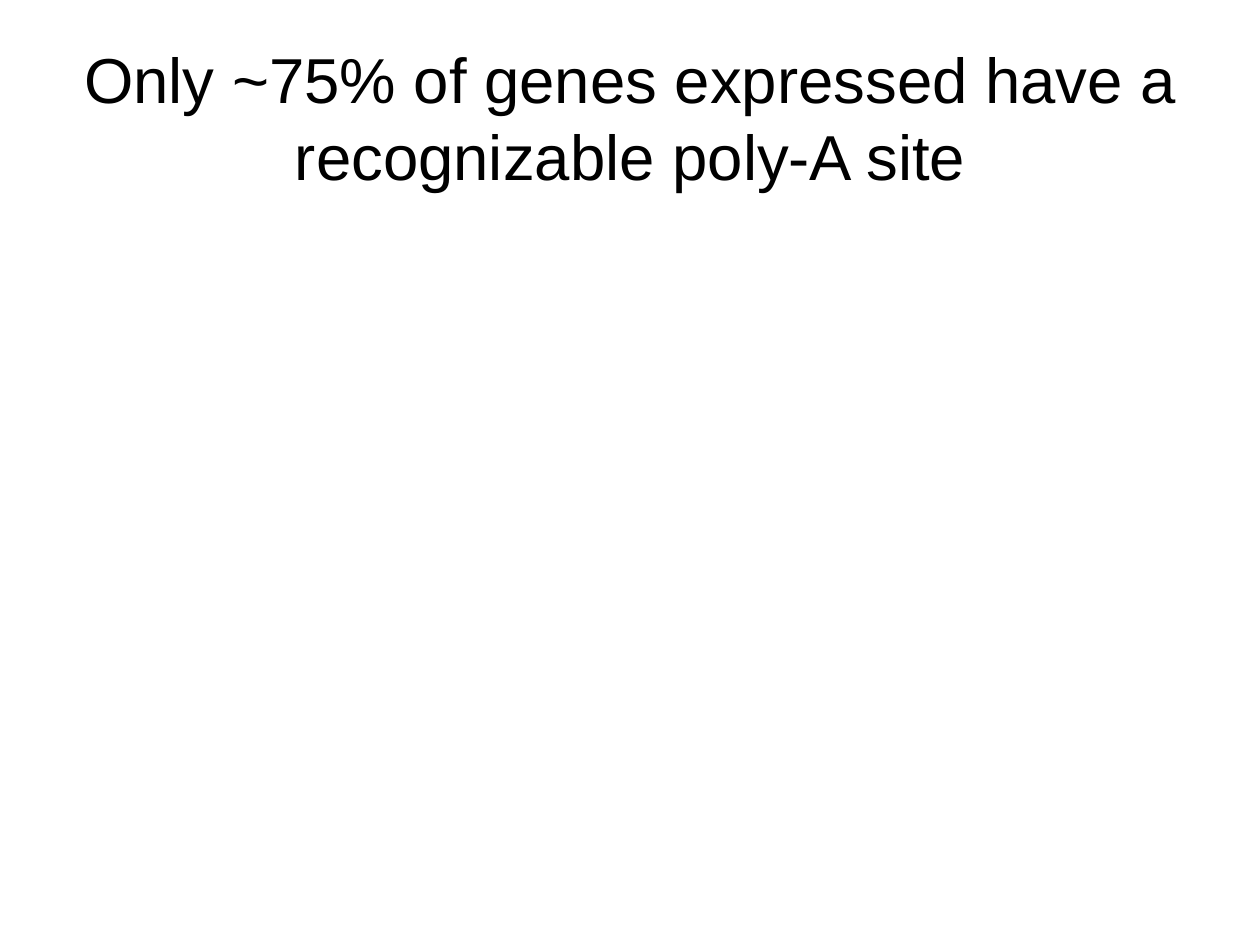
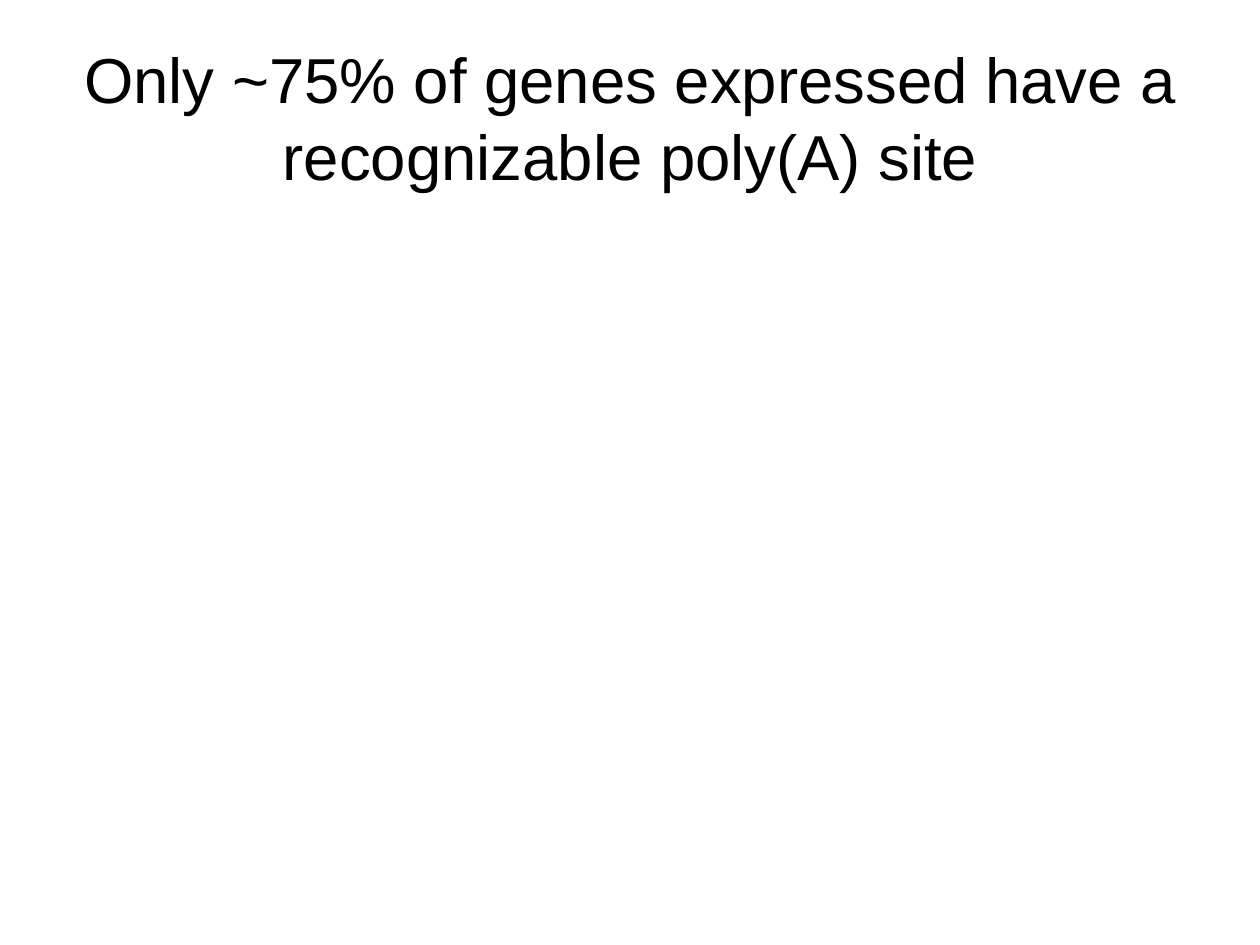
Before and after one commit to wilkinsonlab/m-oryzae-polya, a slide deck: slide 9 of doc/oryzae_presentation.odp. Drawn at 1260x945 pixels with LibreOffice and Linux fonts; fonts in the diff are those of the drawing. Boxes give left, top, right and bottom in pixels: in the first picture for what was removed or moved away, otherwise in the second. Text is boxed around its words. In the diff, an @@ line names an element or a change of style, - is before the commit and + after.

```diff
--- a/doc/oryzae_presentation.odp
+++ b/doc/oryzae_presentation.odp
@@ title at bbox=[84, 57, 1176, 192]: text changed @@
-Only ~75% of genes expressed have a recognizable poly-A site
+Only ~75% of genes expressed have a recognizable poly(A) site
```
Also in this commit, not shown: 30 other slides changed, 3 slides added, 3 other files.
